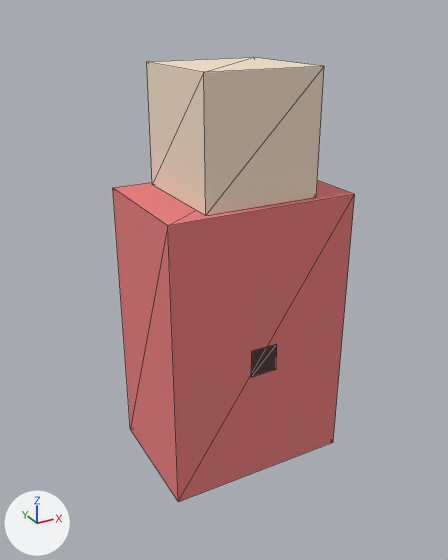
The glTF model public/models/player.glb, before and after one commit.
The view is the same before and after, from a camera (50 mm lens) standing at (-1.19, -2.11, 1.87) and looking at (0.03, 0.12, 0.76). The axes (+X, +Y, +Z) are drawn at lower left. The lights are the same throughout. The first picture is the older version. Mesh edges are drawn as thin lines. Where no turn or scale is listed for an object, it has been applied to the vertices. Vertices at exactly the same position are counted once.

Before the edit, the objects in view are built like this:
```python
mat_head_mat = principled_material('head_mat')
mat_head_mat.base_color = (0.9, 0.75, 0.6)  # beige #f3e1cb
mat_head_mat.roughness = 0.9
me_body = bpy.data.meshes.new('body')
me_body.from_pydata(...)  # a box spanning x -0.4..0.4, y -0.275..0.275, z 0.0..1.2
me_body.materials.append(mat_body_mat)  # pink #e77c7c
me_gun = bpy.data.meshes.new('gun')
me_gun.from_pydata(...)  # a box spanning x -0.06..0.06, y -0.275..0.275, z 0.5..0.62
me_gun.materials.append(mat_gun_mat)  # grey #7c7c7c
# before: 0 (-0.06, -0.275, 0.5) at pixel (251, 377), 1 (0.06, -0.275, 0.5) at pixel (276, 369), 2 (0.06, -0.275, 0.62) at pixel (276, 344), 3 (-0.06, -0.275, 0.62) at pixel (251, 351), 4 (0.06, 0.275, 0.5)
# before: 5 (-0.06, 0.275, 0.5), 6 (-0.06, 0.275, 0.62), 7 (0.06, 0.275, 0.62)
me_head = bpy.data.meshes.new('head')
me_head.from_pydata(...)  # a box spanning x -0.24..0.24, y -0.24..0.24, z 1.2..1.68
me_head.materials.append(mat_head_mat)  # beige #f3e1cb
ob_body = bpy.data.objects.new('body', me_body)
ob_body.location = (0.0, 0.0, 0.0)
ob_gun = bpy.data.objects.new('gun', me_gun)
ob_gun.location = (0.0, 0.0, 0.0)
ob_head = bpy.data.objects.new('head', me_head)
ob_head.location = (0.0, 0.0, 0.0)
```
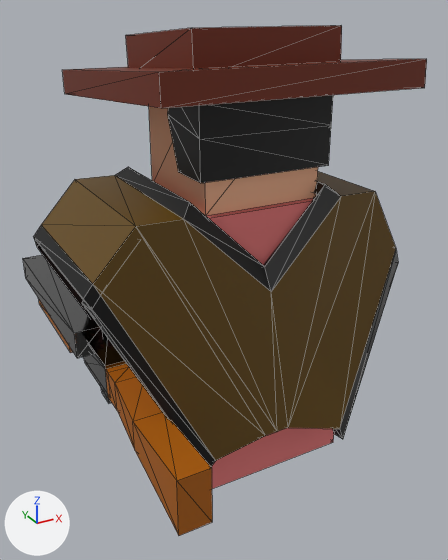
Commit message: Actualiza player.glb editado en Blender

The change in detail:
Material 'head_mat' (mat_head_mat) changes colour from beige #f3e1cb to beige #f3b793; in linear values from (0.9, 0.75, 0.6) to (0.899, 0.473, 0.29).
Material 'gun_mat.001' (mat_gun_mat_001) is new.
Its base color is (0.2, 0.2, 0.2) (grey #7c7c7c).
Its metallic is 1.0.
Its roughness is 0.132.
Material 'Material.001' (mat_material_001) is new.
Its base color is (0.416, 0.113, 0.0) (brown #ad5e00).
Material 'Material' (mat_material) is new.
Its base color is (0.00294, 0.00294, 0.00294) (black #0a0a0a).
Material 'Material.004' (mat_material_004) is new.
Its base color is (0.0, 0.0, 0.0) (black #000000).
Material 'Material.003' (mat_material_003) is new.
Its base color is (0.123, 0.0614, 0.0) (brown #624600).
Material 'hat.001' (mat_hat_001) is new.
Its base color is (0.15, 0.0164, 0.00037) (brown #6c2301).
me_gun is used by ob_gun; location (0.0, 0.0, 0.0).
Verts and faces of me_gun; kept vertices keep their numbers, new ones are numbered from 8.
me_gun had 8 vertices, 12 faces and spanned x -0.06..0.06, y -0.275..0.275, z 0.5..0.62.
me_gun no longer uses material mat_gun_mat (grey #7c7c7c).
me_gun now has 80 vertices, 132 faces and spans x -0.115..0.146, y -0.61..0.446, z -0.212..0.131.
Part 1, on me_gun:
Vertices deleted: 0 to 7 (with the faces that use them).
Part 2, on me_gun:
48 vertices are added at x -0.115..0.083, y -0.61..0.446, z -0.212..0.131.
12 new vertices lie (0.124, 0.0, 0.0) away from vertices in x -0.062, y -0.61..-0.054, z -0.212..0.078.
12 new vertices lie (0.12, 0.0, 0.0) away from vertices in x -0.115..0.026, y -0.247..0.446, z -0.06..0.131.
8 new vertices lie (0.086, 0.0, 0.0) away from vertices in x -0.098..0.043, y 0.258..0.446, z 0.028..0.114.
92 new faces join them, mat_gun_mat_001 (grey #7c7c7c).
40 new faces join them, mat_material_001 (brown #ad5e00).
me_gun gains material mat_gun_mat_001 (grey #7c7c7c).
me_gun gains material mat_material_001 (brown #ad5e00).
Mesh me_cube_004 is new.
It has 20 vertices, 36 faces and spans x -0.27..0.27, y -0.004..0.564, z -0.27..0.1.
It uses material mat_material (black #0a0a0a).
Mesh me_plane_001 is new.
It has 82 vertices, 164 faces and spans x -0.725..0.598, y -0.418..0.389, z 0.12..1.264.
Faces by material slot: [84, 80].
It uses material mat_material_003 (brown #624600).
It uses material mat_material_004 (black #000000).
Mesh me_head_002 is new.
It has 16 vertices, 24 faces and spans x -0.495..0.495, y -0.5..0.494, z -0.126..0.14.
It uses material mat_hat_001 (brown #6c2301).
Object 'gun' (ob_gun) moves from (0.0, 0.0, 0.0) to (-0.519, 0.394, 0.489).
Object 'gun' (ob_gun) is rescaled from (1.0, 1.0, 1.0) to (1.0, 1.77, 1.0).
Object 'pelo' (ob_pelo) is new; it shows me_cube_004.
Its location is (0.0, -0.261, 1.596).
Object 'poncho' (ob_poncho) is new; it shows me_plane_001.
Its location is (0.0, 0.0, 0.009).
Object 'hat' (ob_hat) is new; it shows me_head_002.
Its location is (0.0, 0.02, 1.673).

Changed parts and their boxes (x1, y1, x2, y2) in the pictures (448 x 560 px):
'poncho', added
    after: (34, 167, 398, 467)
    faces in mat_material_003 (brown #624600): (41, 171, 396, 461)
    faces in mat_material_004 (black #000000): (34, 167, 398, 467)
'head', recoloured (darker)
    both: (149, 107, 318, 216)
'hat', added (brown)
    after: (62, 25, 427, 108)
'gun', reshaped, moved, rescaled
    before: (251, 344, 277, 377)
    after: (23, 255, 212, 536)
'pelo', added (black)
    after: (168, 95, 333, 183)
part 1 of me_gun, deleted
    before: (251, 344, 277, 377)
part 2 of me_gun, added
    after: (23, 255, 212, 536)
'body', unchanged, covered by the edit
    before: (113, 180, 355, 502)
    after: (206, 198, 334, 489)
